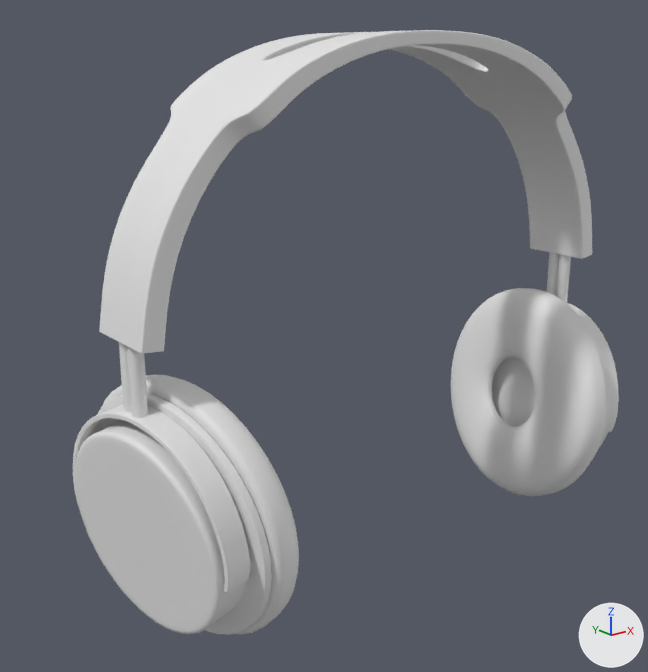
One commit to the OBJ model public/products/headphones/arena/model.obj: the scene before it, then after it.
One viewpoint serves both versions: a camera (50 mm lens) standing at (-24.0, -17.0, 17.8) and looking at (-1.3, 11.5, 6.5). The lights are fixed; the arrows at lower right show +X, +Y and +Z. Where no turn or scale is listed for an object, it has been applied to the vertices. Vertices at the same position are counted once.

The scene before the commit, as lines of its bpy script (objects in view):
```python
me_model = bpy.data.meshes.new('model')
me_model.from_pydata(...)  # 12464 vertices, 12408 faces; spans x -12.4..12.4, y 4.2..14.2, z -3.0..18.7
# faces by material slot: [12360, 48]
me_model.materials.append(mat_bracepiece)  # white #e7e7e7
me_model.materials.append(mat_strutbars)  # white #e7e7e7
ob_model = bpy.data.objects.new('model', me_model)
ob_model.location = (0.0, 0.0, 0.0)
```
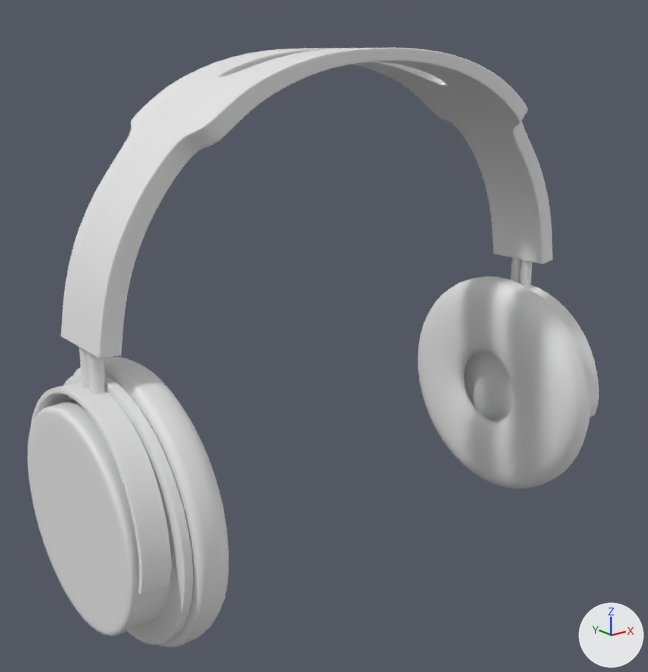
What differs and where, as boxes [x1, y1, x2, y2] in the pictures (648 x 672 px; the box of a moved part takes in the faces that stretch with it):
'model', reshaped
    before: [73, 30, 619, 635]
    after: [27, 48, 599, 647]
part 1 of me_model, moved or reshaped
    before: [99, 30, 592, 354]
    after: [61, 48, 553, 358]
part 2 of me_model, moved or reshaped
    before: [74, 374, 299, 635]
    after: [27, 357, 229, 647]
part 3 of me_model, moved or reshaped
    before: [73, 404, 250, 594]
    after: [30, 382, 171, 595]
part 4 of me_model, moved or reshaped
    before: [451, 288, 609, 496]
    after: [418, 276, 591, 489]
part 5 of me_model, moved or reshaped
    before: [567, 303, 619, 433]
    after: [530, 285, 599, 417]
part 6 of me_model, moved or reshaped
    before: [119, 342, 131, 413]
    after: [79, 347, 89, 389]
part 7 of me_model, moved or reshaped
    before: [127, 346, 148, 418]
    after: [86, 351, 106, 394]
part 8 of me_model, moved or reshaped
    before: [547, 252, 559, 296]
    after: [511, 258, 521, 284]
part 9 of me_model, moved or reshaped
    before: [556, 254, 571, 303]
    after: [520, 260, 532, 289]

The change, as a diff of the scene's bpy script:
```diff
--- a/public/products/headphones/arena/model.obj.py
+++ b/public/products/headphones/arena/model.obj.py
@@ me_model @@
 me_model.from_pydata(...)  # 12464 vertices, 12408 faces; spans x -12.4..12.4, y 4.2..14.2, z -3.0..18.7
 # used by ob_model
+# me_model part 1: the loose piece of 4128 vertices spanning x -11.8..11.8, y 6.5..11.6, z 8.8..18.7 is scaled about its middle by (1.03, 1.03, 1.02), then moved by (0.0, 2.5, -0.7)
+# me_model part 2: the loose piece of 3266 vertices spanning x -12.4..-7.6, y 4.2..14.2, z -3.0..7.1 is multiplied about its middle by the matrix ((1.079, 0.177, 0.118), (-0.176, 1.086, -0.019), (-0.12, 0.0, 1.093)), then moved by (-1.0, 2.5, -0.4)
+# me_model part 3: the loose piece of 854 vertices spanning x -12.2..-9.6, y 4.7..13.2, z 1.1..6.4 is multiplied about its middle by the matrix ((1.079, 0.177, 0.118), (-0.176, 1.086, -0.019), (-0.12, 0.0, 1.093)), then moved by (-0.9, 2.6, -0.1)
+# me_model part 4: the loose piece of 3266 vertices spanning x 7.6..12.4, y 4.2..14.2, z -3.0..7.1 is multiplied about its middle by the matrix ((1.076, -0.136, -0.184), (0.134, 1.092, -0.023), (0.185, 0.0, 1.084)), then moved by (1.0, 2.5, -0.4)
+# me_model part 5: the loose piece of 854 vertices spanning x 9.6..12.2, y 4.7..13.2, z 1.1..6.4 is multiplied about its middle by the matrix ((1.076, -0.136, -0.184), (0.134, 1.092, -0.023), (0.185, 0.0, 1.084)), then moved by (0.8, 2.6, -0.1)
+# me_model part 6: the loose piece of 24 vertices spanning x -11.6..-11.1, y 9.1..9.6, z 6.3..9.0 is moved by (-0.3, 2.5, -0.7)
+# me_model part 7: the loose piece of 24 vertices spanning x -11.6..-11.1, y 8.5..9.1, z 6.3..9.0 is moved by (-0.3, 2.5, -0.7)
+# me_model part 8: the loose piece of 24 vertices spanning x 11.1..11.6, y 9.1..9.6, z 6.3..9.0 is moved by (0.3, 2.5, -0.7)
+# me_model part 9: the loose piece of 24 vertices spanning x 11.1..11.6, y 8.5..9.1, z 6.3..9.0 is moved by (0.3, 2.5, -0.7)
 me_model.materials.append(mat_bracepiece)
```
